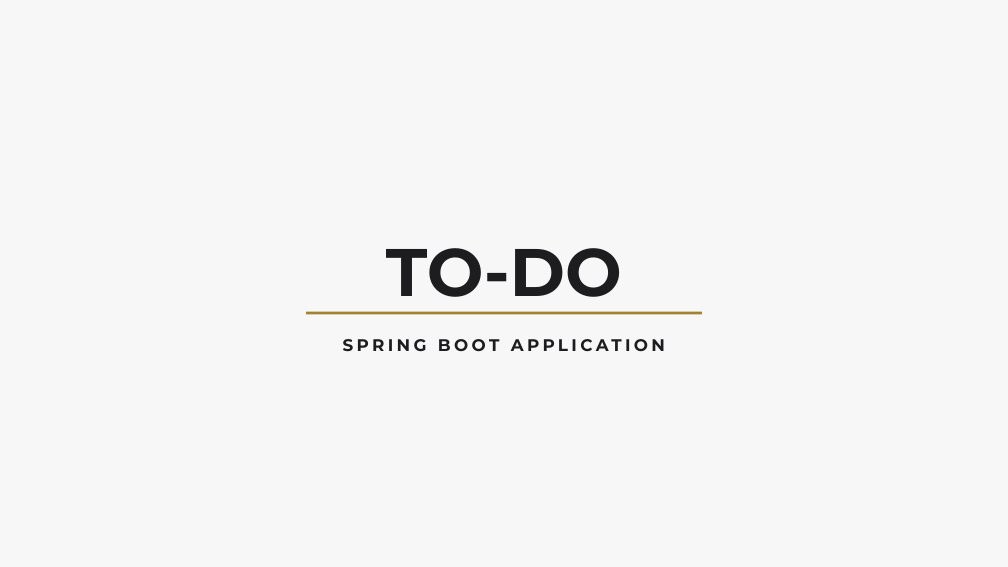
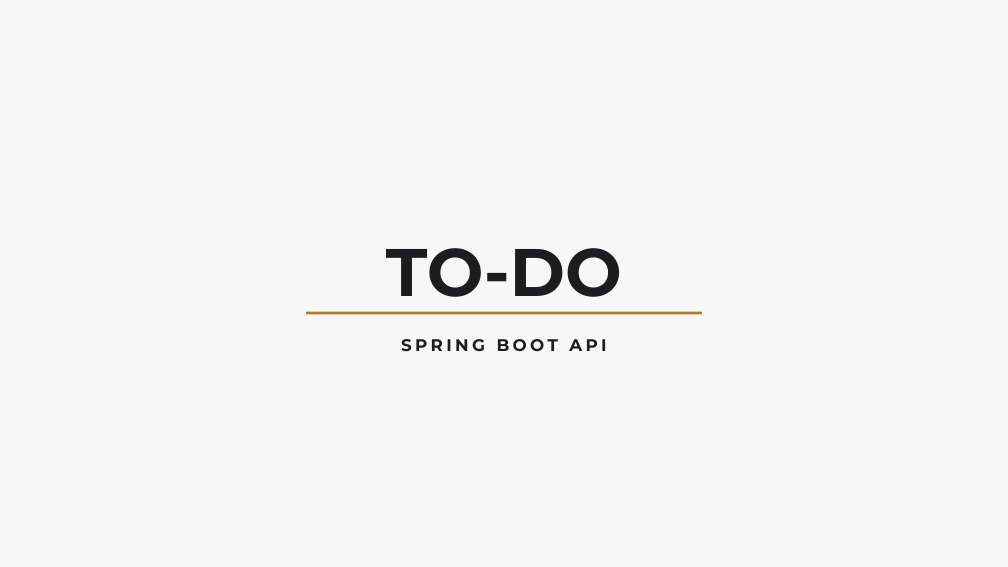
Before and after one commit to erkanbeskardess/TodoList, a slide deck: slide 1 of Todo-Spring Boot Application-ErkanBeskardes.pptx. Drawn at 1008x567 pixels with LibreOffice and Linux fonts; fonts in the diff are those of the drawing. Boxes give left, top, right and bottom in pixels: in the first picture for what was removed or moved away, otherwise in the second. Text is boxed around its words. In the diff, an @@ line names an element or a change of style, - is before the commit and + after.

```diff
--- a/Todo-Spring Boot Application-ErkanBeskardes.pptx
+++ b/Todo-Spring Boot Application-ErkanBeskardes.pptx
@@ text at bbox=[401, 339, 606, 351]: text changed @@
-SPRING BOOT APPLICATION
+SPRING BOOT API
```
Also in this commit, not shown: 1 other slide changed.
